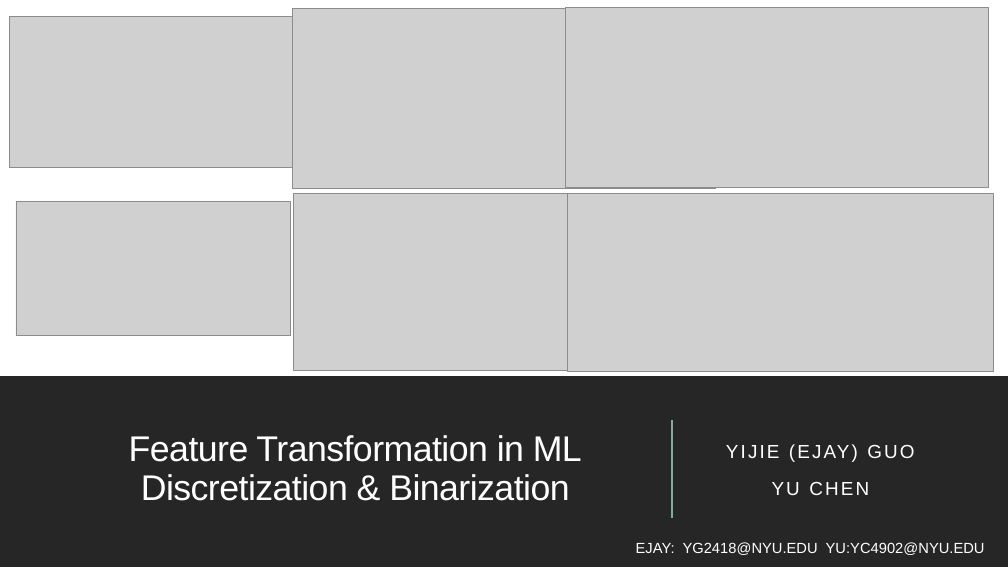
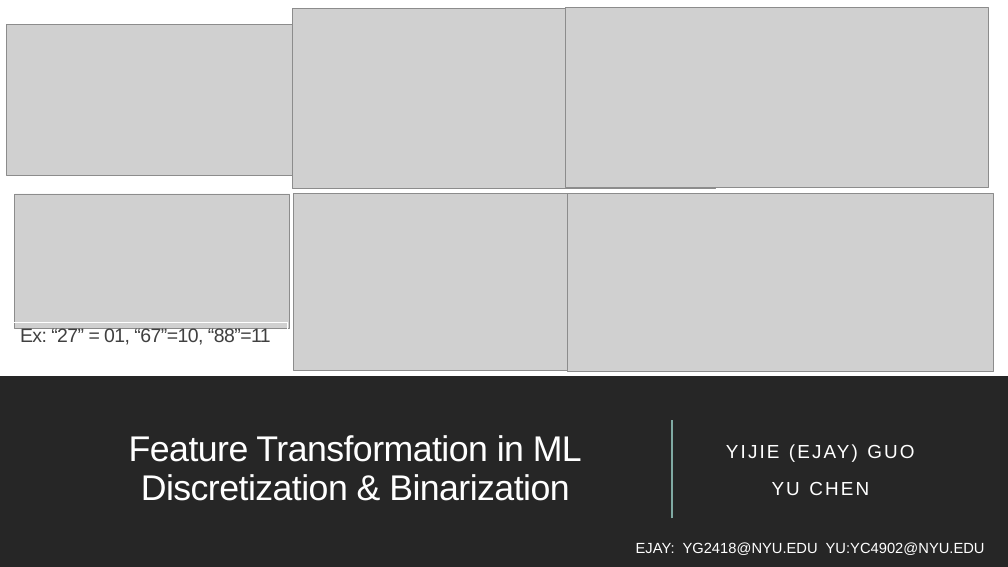
Before and after one commit to ejayguo/NYU-ML-2021-Spring, a slide deck: slide 1 of Documents/YijieGuo_YuChen_Presentation.pptx. Drawn at 1008x567 pixels with LibreOffice and Linux fonts; fonts in the diff are those of the drawing; grey boxes stand for pictures. Boxes give left, top, right and bottom in pixels: in the first picture for what was removed or moved away, otherwise in the second. Text is boxed around its words. In the diff, an @@ line names an element or a change of style, - is before the commit and + after.

```diff
--- a/Documents/YijieGuo_YuChen_Presentation.pptx
+++ b/Documents/YijieGuo_YuChen_Presentation.pptx
@@ picture: place and size @@
-picture at (10,17,297,167)
+picture at (6,25,293,175)
@@ picture: place and size @@
-picture at (16,201,291,335)
+picture at (15,194,290,327)
@@ rectangle added at (12,322,287,364), outline #FFFFFF 0.75 pt, 18.5 pt, text #404040 @@
+Ex: “27” = 01, “67”=10, “88”=11
```
Also in this commit, not shown: 3 other files.
